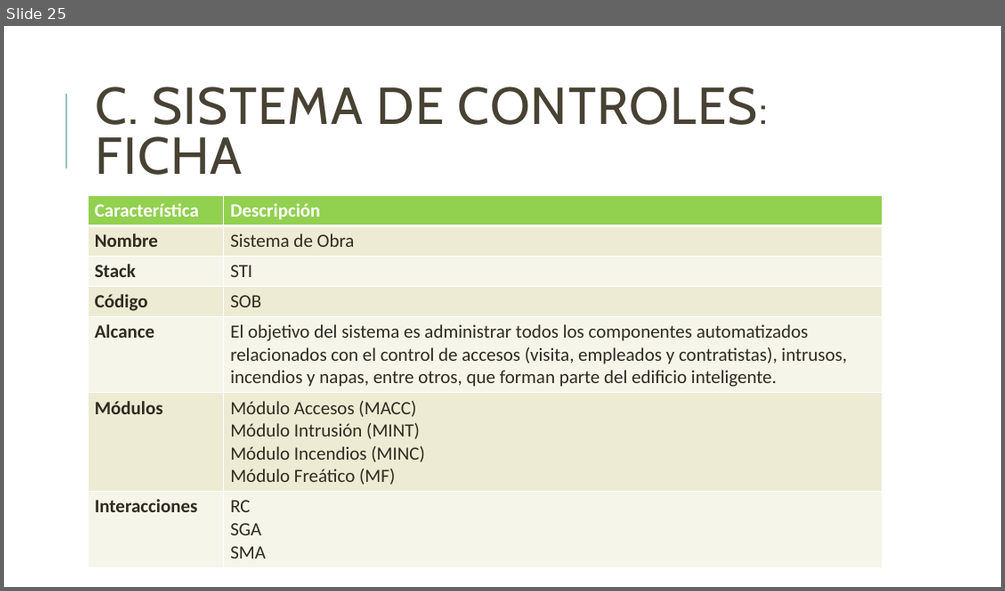
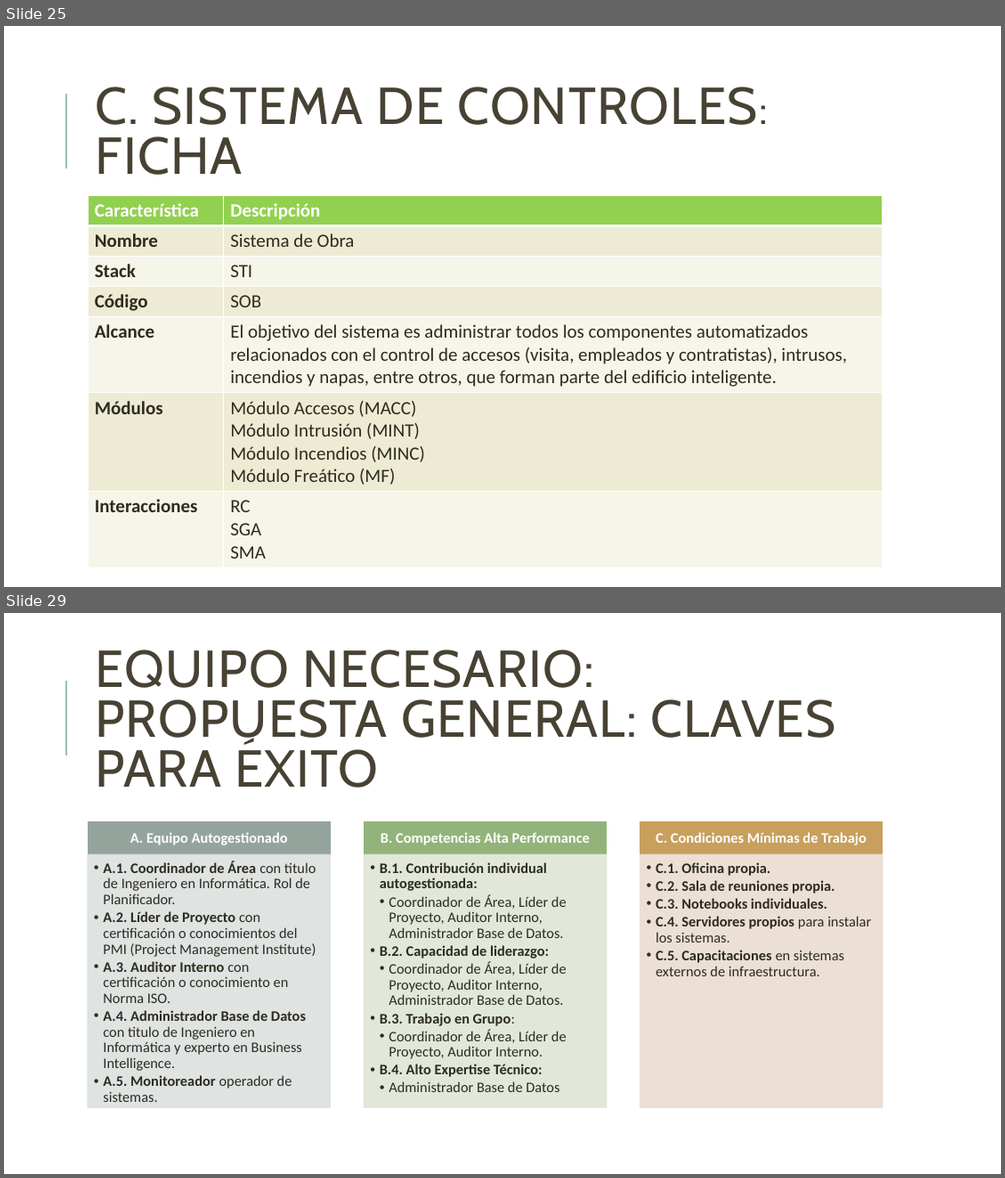
Before and after one commit to jsrxar/dge, a slide deck: 1-general/1-presentaciones/planificacion-control-presentacion-v2.pptx. Shown one above the other, each under a label of ours: slide 25 before the commit, slides 25 and 29 after it; the slides between them are not shown. The pictures are 1005x591 and 1005x1178 pixels, drawn with LibreOffice and Linux fonts; fonts in the diff are those of the drawing. Boxes give left, top, right and bottom in pixels: in the first picture for what was removed or moved away, otherwise in the second. Text is boxed around its words. In the diff, an @@ line names an element or a change of style, - is before the commit and + after.

Commit message:
Agreado de equipo. Funciones Objetivos.

```diff
--- a/1-general/1-presentaciones/planificacion-control-presentacion-v2.pptx
+++ b/1-general/1-presentaciones/planificacion-control-presentacion-v2.pptx
@@ slide 29 added at [4,613,1001,1174], background #FFFFFF; not listed: 1 template element that a slide beside it also shows @@
@@ title added at [95,649,835,787], 50 pt, text #474233 @@
+EQUIPO NECESARIO: PROPUESTA GENERAL: CLAVES PARA ÉXITO
@@ group added at [88,821,882,1107]: 6 rectangles, 6 texts @@
+A. Equipo Autogestionado
+  •• A.1. Coordinador de Área con titulo de Ingeniero en Informática. Rol de Planificador.
+  •• A.2. Líder de Proyecto con certificación o conocimientos del PMI (Project Management Institute)
+  •• A.3. Auditor Interno con certificación o conocimiento en Norma ISO.
+  •• A.4. Administrador Base de Datos con titulo de Ingeniero en Informática y experto en Business Intelligence.
+  •• A.5. Monitoreador operador de sistemas.
+B. Competencias Alta Performance
+  •• B.1. Contribución individual autogestionada:
+    •• Coordinador de Área, Líder de Proyecto, Auditor Interno, Administrador Base de Datos.
+  •• B.2. Capacidad de liderazgo:
+    •• Coordinador de Área, Líder de Proyecto, Auditor Interno, Administrador Base de Datos.
+  •• B.3. Trabajo en Grupo:
+    •• Coordinador de Área, Líder de Proyecto, Auditor Interno.
+  •• B.4. Alto Expertise Técnico:
+    •• Administrador Base de Datos
+C. Condiciones Mínimas de Trabajo
+  •• C.1. Oficina propia.
+  •• C.2. Sala de reuniones propia.
+  •• C.3. Notebooks individuales.
+  •• C.4. Servidores propios para instalar los sistemas.
+  •• C.5. Capacitaciones en sistemas externos de infraestructura.
```
Also in this commit, not shown: 8 slides changed, 3 other slides added.
